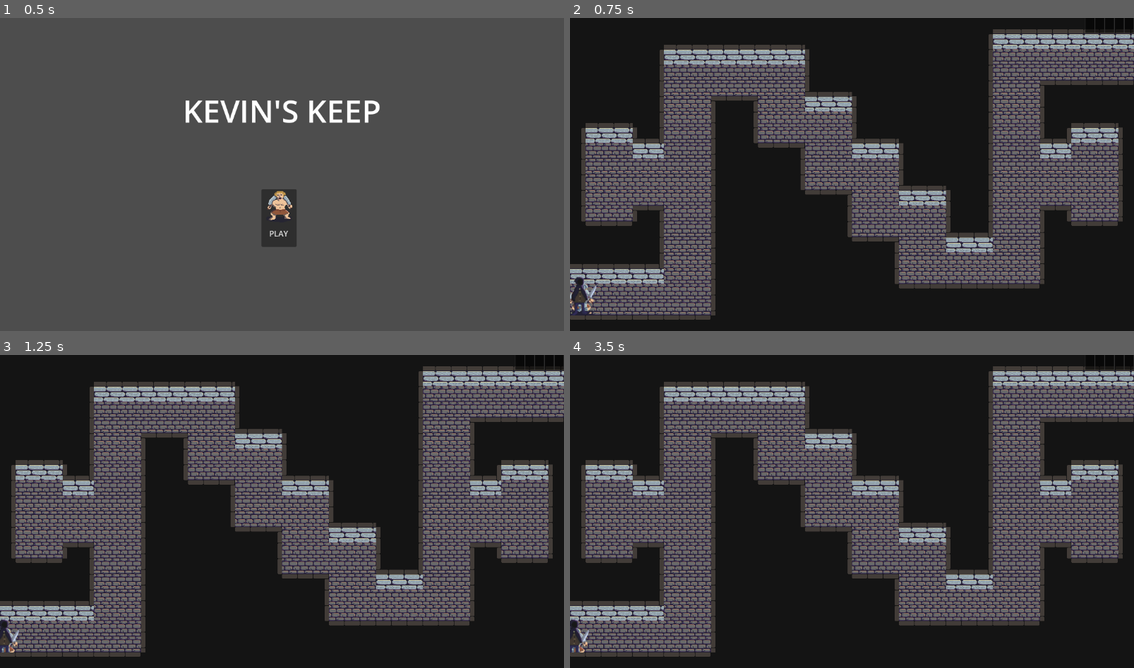
Above: before the commit, frames 1-4 (two rows, left to right).
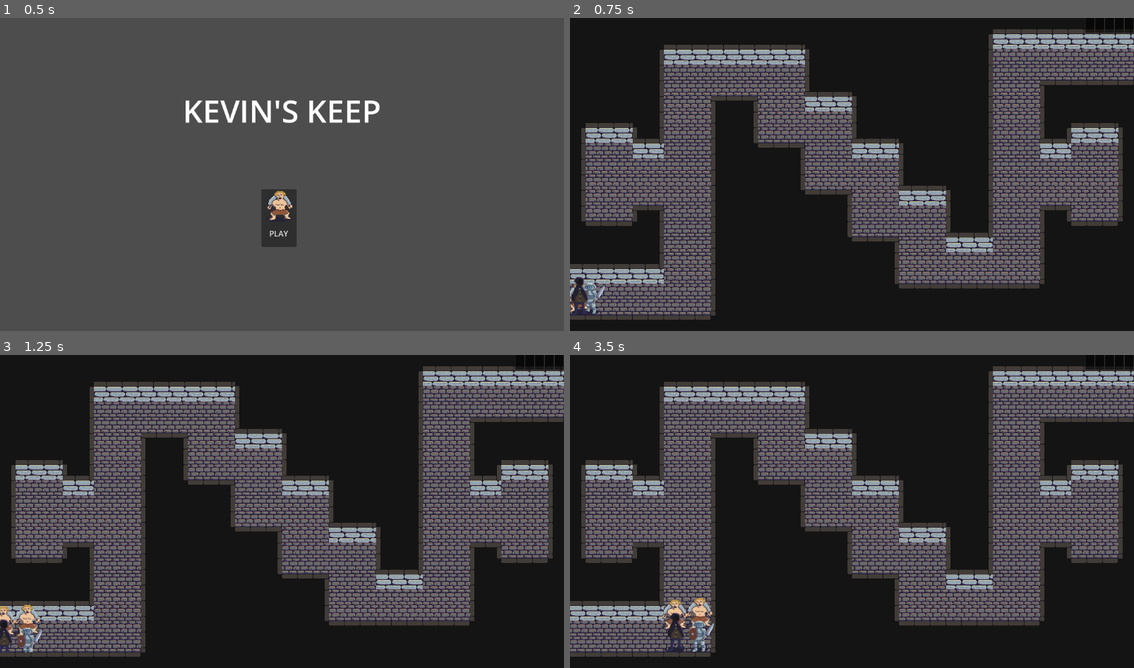
Above: after the commit, the same moments.

Repository: rpgboyari/GMTKGameJam2023
Game: Godot game, scene res://Title_Screen.tscn
Same seed, same stepped clock (60 frames per second), same inputs: the game is played once before the commit and once after it. Sound files missing from this copy of the repository are replaced by a short silence.
Inputs:
- Up to frame 1 (0.5 s): no input
- Up to frame 2 (0.75 s): click "PLAY" at 0.5 s
- Up to frame 3 (1.25 s): no input
- Up to frame 4 (3.5 s): tap Enter (ui_accept) at 1.25, 1.52, 2.27 s; hold Right (ui_right) 1.28-2.78 s; hold Left (ui_left) from 2.78 s (still down)

Frame 1 is identical in both runs. In frame 2, 0.2% of the frame differs, in the area x 0-7%, y 84-95%; in frame 3, 0.6%; in frame 4, 1.1%, in the area x 0-26%, y 77-96%.
Error after the commit: Invalid access to property or key 'team' on a base object of type 'TileMap'. (res://Scripts/Region.gd:12)

Commit message:
added regions, changed some other stuff too I think

Diff:
--- a/Scenes/Heroes/Archer.tscn
+++ b/Scenes/Heroes/Archer.tscn
@@ -49,7 +49,7 @@
 [node name="Archer" type="CharacterBody2D"]
 collision_mask = 2
 script = ExtResource("1_kl6mf")
-group_offset = Vector2(-30, -30)
+group_top = true
 max_hp = 10
 damage = 1
 attack_time = 1.0
@@ -66,3 +66,4 @@
 shape = SubResource("CapsuleShape2D_iamyp")
 
 [node name="NavigationAgent2D" type="NavigationAgent2D" parent="."]
+avoidance_mask = 2
--- a/Scenes/Heroes/Barbarian.tscn
+++ b/Scenes/Heroes/Barbarian.tscn
@@ -127,7 +127,8 @@
 [node name="Barbarian" type="CharacterBody2D"]
 collision_mask = 2
 script = ExtResource("1_lgt8c")
-group_offset = Vector2(25, -20)
+group_top = true
+group_right = true
 max_hp = 14
 damage = 1
 attack_time = 1.0
@@ -136,7 +137,7 @@
 [node name="AnimatedSprite2D" type="AnimatedSprite2D" parent="."]
 position = Vector2(0, -25)
 sprite_frames = SubResource("SpriteFrames_ovahl")
-animation = &"walking"
+animation = &"idle"
 autoplay = "idle"
 
 [node name="CollisionShape2D" type="CollisionShape2D" parent="."]
@@ -144,3 +145,4 @@
 shape = SubResource("CapsuleShape2D_pblec")
 
 [node name="NavigationAgent2D" type="NavigationAgent2D" parent="."]
+avoidance_mask = 2
--- a/Scenes/Heroes/Knight.tscn
+++ b/Scenes/Heroes/Knight.tscn
@@ -93,7 +93,7 @@
 collision_mask = 2
 script = ExtResource("1_ul2h0")
 damage_negation = 1
-group_offset = Vector2(25, 20)
+group_right = true
 max_hp = 10
 damage = 2
 attack_time = 1.0
@@ -111,3 +111,4 @@
 shape = SubResource("CapsuleShape2D_nbtgq")
 
 [node name="NavigationAgent2D" type="NavigationAgent2D" parent="."]
+avoidance_mask = 2
--- a/Scenes/Heroes/Rogue.tscn
+++ b/Scenes/Heroes/Rogue.tscn
@@ -113,7 +113,6 @@
 [node name="Rogue" type="CharacterBody2D"]
 collision_mask = 2
 script = ExtResource("1_g1vu1")
-group_offset = Vector2(-25, 20)
 max_hp = 8
 damage = 3
 attack_time = 1.0
@@ -130,3 +129,4 @@
 shape = SubResource("CapsuleShape2D_4bqcq")
 
 [node name="NavigationAgent2D" type="NavigationAgent2D" parent="."]
+avoidance_mask = 2
--- /dev/null
+++ b/Scenes/Region.tscn
@@ -0,0 +1,9 @@
+[gd_scene load_steps=2 format=3 uid="uid://dknt1c21b0aji"]
+
+[ext_resource type="Script" path="res://Scripts/Region.gd" id="1_w4on8"]
+
+[node name="Region" type="Area2D"]
+script = ExtResource("1_w4on8")
+
+[connection signal="body_entered" from="." to="." method="_on_body_entered"]
+[connection signal="body_exited" from="." to="." method="_on_body_exited"]
--- a/Scripts/AI_Entity.gd
+++ b/Scripts/AI_Entity.gd
@@ -11,7 +11,8 @@
 
 var long_term_state
 
-var nearby_enemies = []
+var regions: Dictionary = {}
+var nearby_enemies: Dictionary = {}
 var target
 var destination
 
@@ -45,6 +46,44 @@
 		pass
 	if long_term_state == INDIVIDUAL_BEHAVIOR_STATE.IDLE:
 		pass
+
+func add_nearby_enemy(enemy):
+	if !nearby_enemies[enemy]:
+		nearby_enemies[enemy] = 1
+	else:
+		nearby_enemies[enemy] += 1
+func subtract_nearby_enemy(enemy):
+	nearby_enemies[enemy] -= 1
+	if nearby_enemies[enemy] < 1:
+		nearby_enemies.erase(enemy)
+func enter_region(region: Region):
+	regions[region] = true
+	var region_enemies
+	match team:
+		TEAM.HERO:
+			region_enemies = region.villains
+			region.villain_entered.connect(_on_enemy_entered_region)
+			region.villain_exited.connect(_on_enemy_exited_region)
+		TEAM.VILLAIN:
+			region_enemies = region.heroes
+			region.hero_entered.connect(_on_enemy_entered_region)
+			region.hero_exited.connect(_on_enemy_exited_region)
+	for enemy in region_enemies:
+		add_nearby_enemy(enemy)
+func exit_region(region):
+	regions.erase(region)
+	var region_enemies
+	match team:
+		TEAM.HERO:
+			region_enemies = region.villains
+			region.villain_entered.disconnect(_on_enemy_entered_region)
+			region.villain_exited.disconnect(_on_enemy_exited_region)
+		TEAM.VILLAIN:
+			region_enemies = region.heroes
+			region.hero_entered.disconnect(_on_enemy_entered_region)
+			region.hero_exited.disconnect(_on_enemy_exited_region)
+	for enemy in region_enemies:
+		subtract_nearby_enemy(enemy)
 
 func enemy_value(enemy): #returns how valuable of a target 'enemy' would be, lower is better
 	assert(false)
@@ -81,6 +120,11 @@
 	long_term_state = INDIVIDUAL_BEHAVIOR_STATE.IDLE
 	animator.play("idle")
 
+func _on_enemy_entered_region(enemy):
+	add_nearby_enemy(enemy)
+func _on_enemy_exited_region(enemy):
+	subtract_nearby_enemy(enemy)
+
 func _on_velocity_computed(safe_velocity):
 	#print_debug("safe velocity computed")
 	velocity = safe_velocity
--- a/Scripts/Entity.gd
+++ b/Scripts/Entity.gd
@@ -3,6 +3,7 @@
 signal damaged(damage)
 
 enum INDIVIDUAL_BEHAVIOR_STATE {WALKING, FIGHTING, IDLE}
+enum TEAM {HERO, VILLAIN}
 
 @onready var animator: AnimatedSprite2D = $AnimatedSprite2D
 #@onready var weapon = $Weapon
@@ -12,6 +13,7 @@
 @export var attack_time: float
 @export var walk_speed: int
 @export var is_ranged: bool
+@export var team: TEAM
 
 var immediate_state: INDIVIDUAL_BEHAVIOR_STATE
 
--- a/Scripts/Heroes/Party.gd
+++ b/Scripts/Heroes/Party.gd
@@ -86,7 +86,7 @@
 	walking_progress += 1
 	print_debug(str(walking_progress) + " party members done walking")
 	if walking_progress > 3:
-		emit_signal("all_done_grouping")
+		emit_signal("all_done_walking")
 
 func _on_archer_damaged(damage):
 	group_damaged(damage)
--- /dev/null
+++ b/Scripts/Region.gd
@@ -0,0 +1,33 @@
+class_name Region extends Area2D
+
+signal hero_entered(hero)
+signal villain_entered(villain)
+signal hero_exited(hero)
+signal villain_exited(villain)
+
+var heroes: Dictionary = {}
+var villains: Dictionary  = {}
+
+func _on_body_entered(body):
+	if !body.team:
+		return
+	if body.has_method("enter_region"):
+		body.enter_region(self)
+	if body.team == body.TEAM.HERO:
+		heroes[body] = true
+		emit_signal("hero_entered", body)
+	if body.team == body.TEAM.VILLAIN:
+		villains[body] = true
+		emit_signal("villain_entered", body)
+
+func _on_body_exited(body):
+	if !body.team:
+		return
+	if body.has_method("exit_region"):
+		body.exit_region(self)
+	if body.team == body.TEAM.HERO:
+		heroes.erase(body)
+		emit_signal("hero_exited", body)
+	if body.team == body.TEAM.VILLAIN:
+		villains.erase(body)
+		emit_signal("villain_exited", body)
--- a/Title_Screen.tscn
+++ b/Title_Screen.tscn
@@ -1,9 +1,9 @@
 [gd_scene load_steps=6 format=3 uid="uid://buitbcc0yhuot"]
 
 [ext_resource type="AudioStream" uid="uid://bhpmk6jowumb7" path="res://Music/Title_Theme.mp3" id="1_8fx0x"]
-[ext_resource type="Script" path="res://Scripts/AudioStreamPlayer.gd" id="2_kraer"]
+[ext_resource type="Script" path="res://Scripts/UI/AudioStreamPlayer.gd" id="2_wad4e"]
 [ext_resource type="Texture2D" uid="uid://bvt2wfr5nuyr4" path="res://Sprites/barbarianfront.png" id="3_1s2lv"]
-[ext_resource type="Script" path="res://Scripts/Start_Game.gd" id="4_v1tyb"]
+[ext_resource type="Script" path="res://Scripts/UI/Start_Game.gd" id="4_vltvt"]
 
 [sub_resource type="LabelSettings" id="LabelSettings_rnpeu"]
 font_size = 64
@@ -19,7 +19,7 @@
 [node name="AudioStreamPlayer" type="AudioStreamPlayer" parent="."]
 stream = ExtResource("1_8fx0x")
 autoplay = true
-script = ExtResource("2_kraer")
+script = ExtResource("2_wad4e")
 
 [node name="Label" type="Label" parent="."]
 layout_mode = 1
@@ -51,6 +51,6 @@
 icon = ExtResource("3_1s2lv")
 icon_alignment = 1
 vertical_icon_alignment = 0
-script = ExtResource("4_v1tyb")
+script = ExtResource("4_vltvt")
 
 [connection signal="pressed" from="Button" to="Button" method="_on_pressed"]
--- a/main.tscn
+++ b/main.tscn
@@ -1,10 +1,11 @@
-[gd_scene load_steps=8 format=3 uid="uid://dgwxwos27qi07"]
+[gd_scene load_steps=15 format=3 uid="uid://dgwxwos27qi07"]
 
 [ext_resource type="Script" path="res://Scripts/Main.gd" id="1_7cpnr"]
 [ext_resource type="TileSet" uid="uid://bdydbnji6i4tq" path="res://Resources/keep_tileset.tres" id="1_ffqww"]
-[ext_resource type="Script" path="res://Scripts/AudioStreamPlayer.gd" id="4_2y41w"]
 [ext_resource type="PackedScene" uid="uid://klbbqwbyny2e" path="res://Scenes/Heroes/Party.tscn" id="4_2687l"]
+[ext_resource type="Script" path="res://Scripts/UI/AudioStreamPlayer.gd" id="4_fxcik"]
 [ext_resource type="AudioStream" uid="uid://m0ekt4i07dwu" path="res://Music/Dungeon Theme.wav" id="4_hwguf"]
+[ext_resource type="PackedScene" uid="uid://dknt1c21b0aji" path="res://Scenes/Region.tscn" id="6_ri8p5"]
 
 [sub_resource type="NavigationPolygon" id="NavigationPolygon_urm8s"]
 vertices = PackedVector2Array(272, 624, 0, 624, 0, 560, 208, 560, 272, 176, 208, 400, 112, 400, 112, 432, 48, 432, 48,  …(350 unchanged characters)…
@@ -16,6 +17,24 @@
 "points": PackedVector2Array(0, 0, 0, 0, 32, 592, 0, 0, 0, 0, 240, 592, 0, 0, 0, 0, 240, 144, 0, 0, 0, 0, 432, 144, 0,  …(217 unchanged characters)…
 }
 point_count = 14
+
+[sub_resource type="RectangleShape2D" id="RectangleShape2D_v7xwl"]
+size = Vector2(288, 96)
+
+[sub_resource type="RectangleShape2D" id="RectangleShape2D_qah7t"]
+size = Vector2(96, 320)
+
+[sub_resource type="RectangleShape2D" id="RectangleShape2D_xc727"]
+size = Vector2(256, 192)
+
+[sub_resource type="RectangleShape2D" id="RectangleShape2D_jmskb"]
+size = Vector2(96, 320)
+
+[sub_resource type="RectangleShape2D" id="RectangleShape2D_sebol"]
+size = Vector2(288, 96)
+
+[sub_resource type="RectangleShape2D" id="RectangleShape2D_wmri4"]
+size = Vector2(288, 288)
 
 [node name="Node2D" type="Node2D"]
 y_sort_enabled = true
@@ -30,7 +49,7 @@
 [node name="AudioStreamPlayer" type="AudioStreamPlayer" parent="."]
 stream = ExtResource("4_hwguf")
 autoplay = true
-script = ExtResource("4_2y41w")
+script = ExtResource("4_fxcik")
 
 [node name="NavigationRegion2D" type="NavigationRegion2D" parent="."]
 navigation_polygon = SubResource("NavigationPolygon_urm8s")
@@ -58,5 +77,81 @@
 tab_3/title = ""
 tab_4/title = ""
 
+[node name="Regions" type="Node2D" parent="."]
+visible = false
+
+[node name="Region" parent="Regions" instance=ExtResource("6_ri8p5")]
+
+[node name="CollisionShape2D" type="CollisionShape2D" parent="Regions/Region"]
+position = Vector2(144, 592)
+shape = SubResource("RectangleShape2D_v7xwl")
+
+[node name="Region2" parent="Regions/Region" instance=ExtResource("6_ri8p5")]
+
+[node name="CollisionShape2D" type="CollisionShape2D" parent="Regions/Region/Region2"]
+position = Vector2(240, 448)
+shape = SubResource("RectangleShape2D_qah7t")
+
+[node name="Region3" parent="Regions" instance=ExtResource("6_ri8p5")]
+
+[node name="CollisionShape2D" type="CollisionShape2D" parent="Regions/Region3"]
+position = Vector2(160, 352)
+shape = SubResource("RectangleShape2D_xc727")
+
+[node name="Region4" parent="Regions/Region3" instance=ExtResource("6_ri8p5")]
+position = Vector2(832, 0)
+
+[node name="CollisionShape2D" type="CollisionShape2D" parent="Regions/Region3/Region4"]
+position = Vector2(160, 352)
+shape = SubResource("RectangleShape2D_xc727")
+
+[node name="Region5" parent="Regions" instance=ExtResource("6_ri8p5")]
+
+[node name="CollisionShape2D" type="CollisionShape2D" parent="Regions/Region5"]
+position = Vector2(1008, 112)
+shape = SubResource("RectangleShape2D_v7xwl")
+
+[node name="Region6" parent="Regions" instance=ExtResource("6_ri8p5")]
+
+[node name="CollisionShape2D" type="CollisionShape2D" parent="Regions/Region6"]
+position = Vector2(912, 224)
+shape = SubResource("RectangleShape2D_qah7t")
+
+[node name="Region7" parent="Regions" instance=ExtResource("6_ri8p5")]
+
+[node name="CollisionShape2D" type="CollisionShape2D" parent="Regions/Region7"]
+position = Vector2(240, 256)
+shape = SubResource("RectangleShape2D_jmskb")
+
+[node name="Region9" parent="Regions" instance=ExtResource("6_ri8p5")]
+
+[node name="CollisionShape2D" type="CollisionShape2D" parent="Regions/Region9"]
+position = Vector2(912, 416)
+shape = SubResource("RectangleShape2D_jmskb")
+
+[node name="Region8" parent="Regions" instance=ExtResource("6_ri8p5")]
+
+[node name="CollisionShape2D" type="CollisionShape2D" parent="Regions/Region8"]
+position = Vector2(336, 144)
+shape = SubResource("RectangleShape2D_sebol")
+
+[node name="Region10" parent="Regions" instance=ExtResource("6_ri8p5")]
+
+[node name="CollisionShape2D" type="CollisionShape2D" parent="Regions/Region10"]
+position = Vector2(816, 528)
+shape = SubResource("RectangleShape2D_sebol")
+
+[node name="Region11" parent="Regions" instance=ExtResource("6_ri8p5")]
+
+[node name="CollisionShape2D" type="CollisionShape2D" parent="Regions/Region11"]
+position = Vector2(528, 240)
+shape = SubResource("RectangleShape2D_wmri4")
+
+[node name="Region12" parent="Regions" instance=ExtResource("6_ri8p5")]
+
+[node name="CollisionShape2D" type="CollisionShape2D" parent="Regions/Region12"]
+position = Vector2(624, 432)
+shape = SubResource("RectangleShape2D_wmri4")
+
 [connection signal="finished" from="AudioStreamPlayer" to="AudioStreamPlayer" method="_on_finished"]
 [connection signal="tab_changed" from="TabBar" to="AudioStreamPlayer" method="_on_tab_bar_tab_changed"]
Renamed: Scripts/AudioStreamPlayer.gd -> Scripts/UI/AudioStreamPlayer.gd
Renamed: Scripts/Start_Game.gd -> Scripts/UI/Start_Game.gd
